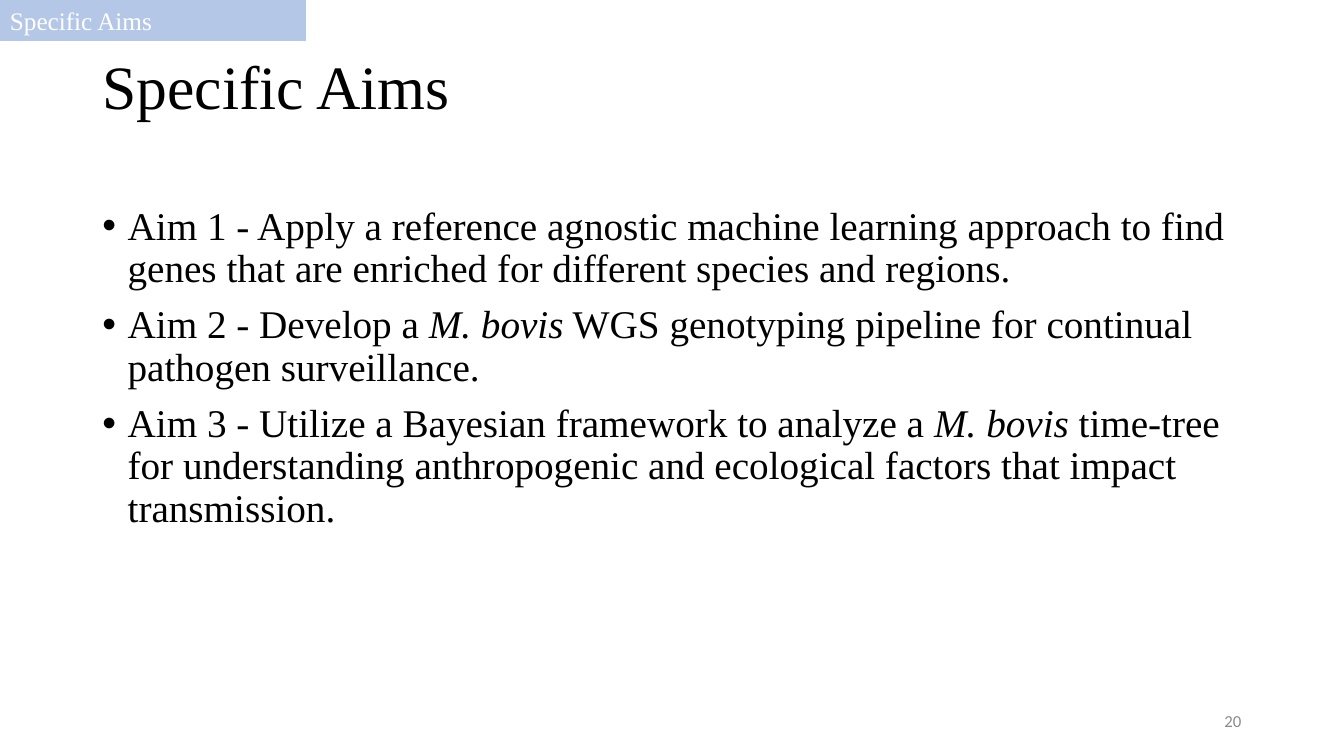
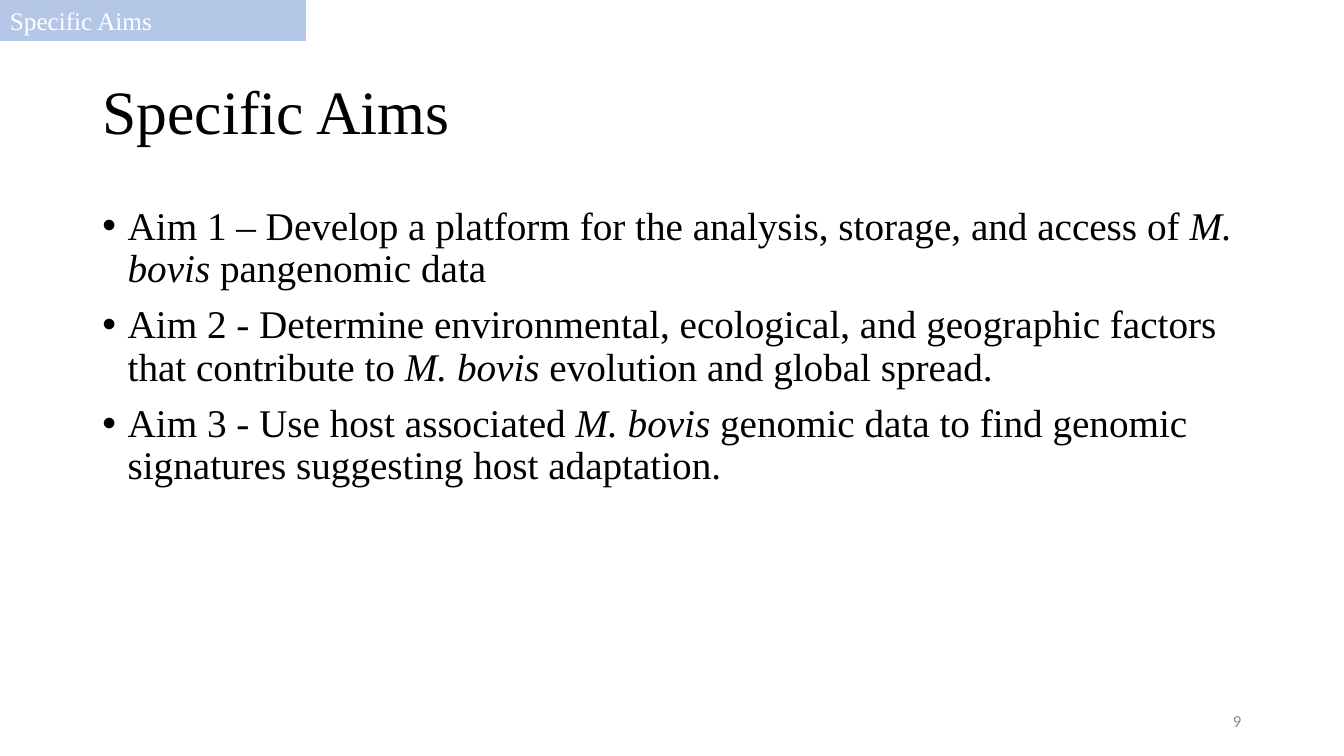
Before and after one commit to salvadorlab/Bovis-PangenomeOfReservoirs, a slide deck: slide 9 of Resources/2021_committeemeeting.pptx (slide 20 before the commit). Drawn at 1344x756 pixels with LibreOffice and Linux fonts; fonts in the diff are those of the drawing. Boxes give left, top, right and bottom in pixels: in the first picture for what was removed or moved away, otherwise in the second. Text is boxed around its words. In the diff, an @@ line names an element or a change of style, - is before the commit and + after.

```diff
--- a/Resources/2021_committeemeeting.pptx
+++ b/Resources/2021_committeemeeting.pptx
@@ title "Specific Aims": place and size @@
-title "Specific Aims" at [102, 65, 449, 121]
+title "Specific Aims" at [102, 90, 449, 145]
@@ text at [128, 212, 1232, 487]: text changed @@
-• Aim 1 - Apply a reference agnostic machine learning approach to find genes that are enriched for different species and regions.
-• Aim 2 - Develop a M. bovis WGS genotyping pipeline for continual pathogen surveillance.
-• Aim 3 - Utilize a Bayesian framework to analyze a M. bovis time-tree for understanding anthropogenic and ecological factors that impact transmission.
+• Aim 1 – Develop a platform for the analysis, storage, and access of M. bovis pangenomic data
+• Aim 2 - Determine environmental, ecological, and geographic factors that contribute to M. bovis evolution and global spread.
+• Aim 3 - Use host associated M. bovis genomic data to find genomic signatures suggesting host adaptation.
@@ page number at [1233, 716, 1241, 727]: text changed @@
-20
+9
```
Also in this commit, not shown: 8 other slides changed, 15 slides added, 1 slide removed.
